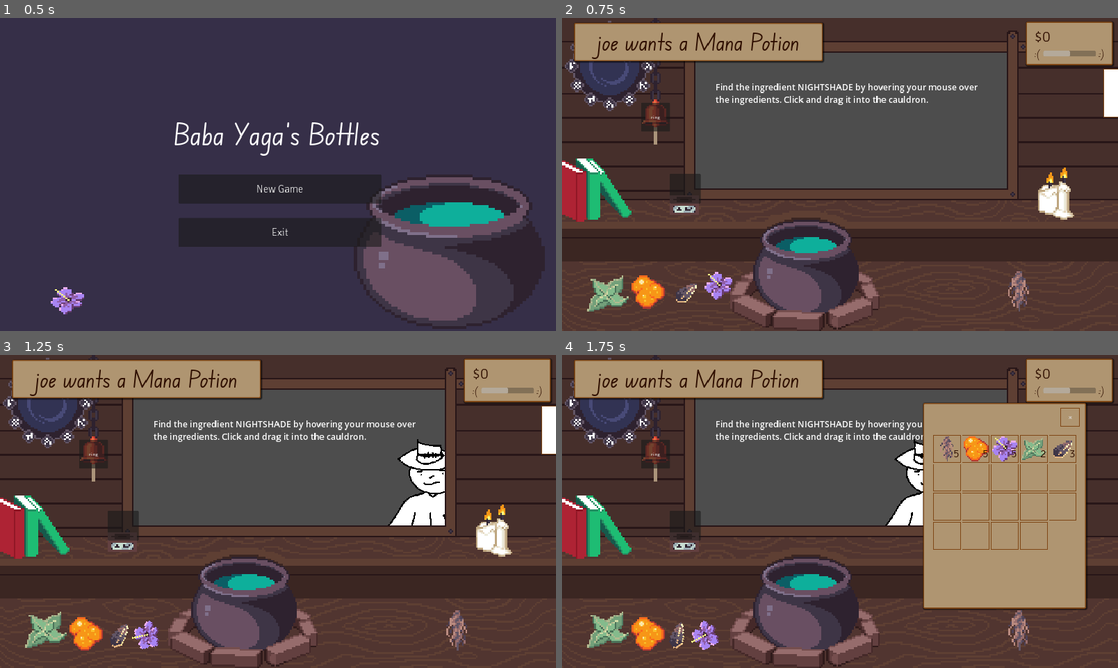
Above: before the commit, frames 1-4 (two rows, left to right).
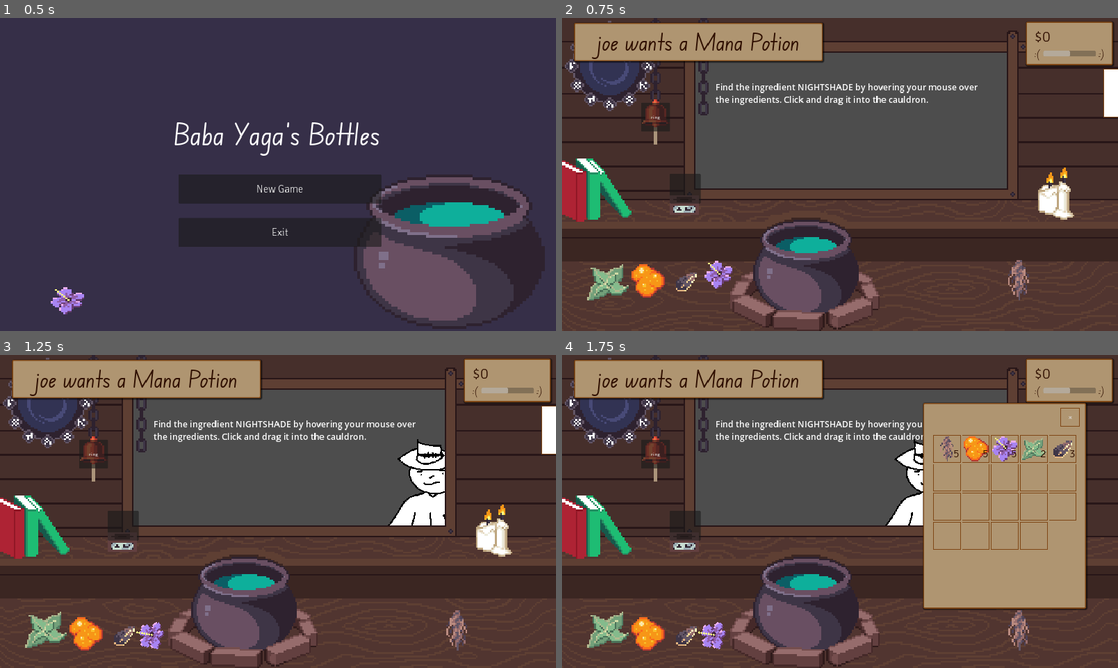
Above: after the commit, the same moments.

Repository: HuskyGameDev/2024s-team3
Game: Godot game, scene res://Scenes/UI/Title.tscn
The game is run twice, just before and just after one commit, with the same random seed, the same clock (stepped at 60 frames per second) and the same inputs.
Inputs (mouse positions are in pixels of both pictures, inside the frame that each line leads up to):
- Up to frame 1 (0.5 s): no input
- Up to frame 2 (0.75 s): click "New Game" at 0.5 s
- Up to frame 3 (1.25 s): no input
- Up to frame 4 (1.75 s): click (1112, 430) at 1.25 s

Frame 1 is identical in both runs. In frame 2, 2.3% of the frame differs, in the area x 4-84%, y 0-94%; in frame 3, 0.6%; in frame 4, 0.7%.
Error in both runs: Modulo by zero error in operator '%'. (res://Scripts/customer.gd:18)

Commit message:
Added a chain and messed with Collisions

Diff:
--- a/Scenes/Cauldron.tscn
+++ b/Scenes/Entities/Cauldron.tscn
@@ -4,8 +4,8 @@
 [ext_resource type="Texture2D" uid="uid://cv3kxe3sbuli0" path="res://Assets/Sprites/Cauldron Final.png" id="2_ffdd2"]
 [ext_resource type="Script" path="res://Scripts/Singletons/RecipeData.gd" id="3_87jks"]
 
-[sub_resource type="CircleShape2D" id="CircleShape2D_ymlov"]
-radius = 27.0
+[sub_resource type="CapsuleShape2D" id="CapsuleShape2D_o7cp0"]
+height = 44.0
 
 [node name="Cauldron" type="Node2D"]
 script = ExtResource("1_ygt0y")
@@ -15,13 +15,16 @@
 texture = ExtResource("2_ffdd2")
 
 [node name="Area2D" type="Area2D" parent="."]
+position = Vector2(0, 3)
 
 [node name="CollisionShape2D" type="CollisionShape2D" parent="Area2D"]
-position = Vector2(-1, 3)
+position = Vector2(0, -4)
 rotation = -1.57079
-shape = SubResource("CircleShape2D_ymlov")
+shape = SubResource("CapsuleShape2D_o7cp0")
 
 [node name="StaticBody2D" type="StaticBody2D" parent="."]
+collision_layer = 3
+collision_mask = 3
 
 [node name="CollisionPolygon2D" type="CollisionPolygon2D" parent="StaticBody2D"]
 polygon = PackedVector2Array(-26, -7, -32, 4, -45, 19, -44, 30, -20, 40, 14, 40, 38, 31, 41, 21, 30, 4, 24, -9, 19, -4, 9, -2, -10, -2, -20, -4)
--- a/Scenes/Ingredient.tscn
+++ b/Scenes/Entities/Ingredient.tscn
@@ -1,6 +1,6 @@
 [gd_scene load_steps=4 format=3 uid="uid://6acoxw3otoc3"]
 
-[ext_resource type="PackedScene" uid="uid://dv8sysvwkgfoq" path="res://Scenes/DraggableObject.tscn" id="1_ej0v7"]
+[ext_resource type="PackedScene" uid="uid://dv8sysvwkgfoq" path="res://Scenes/Entities/DraggableObject.tscn" id="1_ej0v7"]
 [ext_resource type="Script" path="res://Scripts/ingredient.gd" id="1_wdr4g"]
 
 [sub_resource type="RectangleShape2D" id="RectangleShape2D_qqx7g"]
--- /dev/null
+++ b/Scenes/Entities/Potion.tscn
@@ -0,0 +1,9 @@
+[gd_scene load_steps=3 format=3 uid="uid://g5q1guc3tswl"]
+
+[ext_resource type="Script" path="res://Scripts/potion.gd" id="1_m5pfd"]
+[ext_resource type="PackedScene" uid="uid://dv8sysvwkgfoq" path="res://Scenes/Entities/DraggableObject.tscn" id="2_hhuif"]
+
+[node name="Potion" type="Node2D"]
+script = ExtResource("1_m5pfd")
+
+[node name="DraggableObject" parent="." instance=ExtResource("2_hhuif")]
--- /dev/null
+++ b/Scenes/Entities/Rope/Chain.tscn
@@ -0,0 +1,95 @@
+[gd_scene load_steps=4 format=3 uid="uid://dllt48bo7ekog"]
+
+[ext_resource type="PackedScene" uid="uid://bl3amrphg7abg" path="res://Scenes/Entities/Rope/Chain_Segment_A.tscn" id="1_5eboh"]
+[ext_resource type="PackedScene" uid="uid://b5i8al522xaq1" path="res://Scenes/Entities/Rope/Chain_Segement_B.tscn" id="2_1jrsq"]
+
+[sub_resource type="CircleShape2D" id="CircleShape2D_yi28f"]
+radius = 6.0
+
+[node name="Chain" type="Node2D"]
+position = Vector2(187, 56)
+
+[node name="A_Holder" type="Node2D" parent="."]
+
+[node name="Chain_Segment_A1" parent="A_Holder" instance=ExtResource("1_5eboh")]
+position = Vector2(0, 19)
+
+[node name="Chain_Segment_A2" parent="A_Holder" instance=ExtResource("1_5eboh")]
+position = Vector2(0, 91)
+
+[node name="Chain_Segment_A3" parent="A_Holder" instance=ExtResource("1_5eboh")]
+position = Vector2(0, 163)
+
+[node name="Chain_Segment_A4" parent="A_Holder" instance=ExtResource("1_5eboh")]
+position = Vector2(0, 235)
+
+[node name="Chain_Segment_A5" parent="A_Holder" instance=ExtResource("1_5eboh")]
+position = Vector2(0, 307)
+
+[node name="B_Holder" type="Node2D" parent="."]
+
+[node name="Chain_Segement_B1" parent="B_Holder" instance=ExtResource("2_1jrsq")]
+position = Vector2(0, 55)
+
+[node name="Chain_Segement_B2" parent="B_Holder" instance=ExtResource("2_1jrsq")]
+position = Vector2(0, 127)
+
+[node name="Chain_Segement_B3" parent="B_Holder" instance=ExtResource("2_1jrsq")]
+position = Vector2(0, 199)
+
+[node name="Chain_Segement_B4" parent="B_Holder" instance=ExtResource("2_1jrsq")]
+position = Vector2(0, 271)
+
+[node name="Pin_Holder" type="Node2D" parent="."]
+
+[node name="PinJoint2D" type="PinJoint2D" parent="Pin_Holder"]
+position = Vector2(0, 7)
+node_a = NodePath("../../Chain_Anchor")
+node_b = NodePath("../../A_Holder/Chain_Segment_A1")
+
+[node name="PinJoint2D2" type="PinJoint2D" parent="Pin_Holder"]
+position = Vector2(0, 31)
+node_a = NodePath("../../A_Holder/Chain_Segment_A1")
+node_b = NodePath("../../B_Holder/Chain_Segement_B1")
+
+[node name="PinJoint2D3" type="PinJoint2D" parent="Pin_Holder"]
+position = Vector2(0, 79)
+node_a = NodePath("../../B_Holder/Chain_Segement_B1")
+node_b = NodePath("../../A_Holder/Chain_Segment_A2")
+
+[node name="PinJoint2D4" type="PinJoint2D" parent="Pin_Holder"]
+position = Vector2(0, 103)
+node_a = NodePath("../../A_Holder/Chain_Segment_A2")
+node_b = NodePath("../../B_Holder/Chain_Segement_B2")
+
+[node name="PinJoint2D5" type="PinJoint2D" parent="Pin_Holder"]
+position = Vector2(0, 151)
+node_a = NodePath("../../B_Holder/Chain_Segement_B2")
+node_b = NodePath("../../A_Holder/Chain_Segment_A3")
+
+[node name="PinJoint2D6" type="PinJoint2D" parent="Pin_Holder"]
+position = Vector2(0, 175)
+node_a = NodePath("../../A_Holder/Chain_Segment_A3")
+node_b = NodePath("../../B_Holder/Chain_Segement_B3")
+
+[node name="PinJoint2D7" type="PinJoint2D" parent="Pin_Holder"]
+position = Vector2(0, 223)
+node_a = NodePath("../../B_Holder/Chain_Segement_B3")
+node_b = NodePath("../../A_Holder/Chain_Segment_A4")
+
+[node name="PinJoint2D8" type="PinJoint2D" parent="Pin_Holder"]
+position = Vector2(0, 247)
+node_a = NodePath("../../A_Holder/Chain_Segment_A4")
+node_b = NodePath("../../B_Holder/Chain_Segement_B4")
+
+[node name="PinJoint2D9" type="PinJoint2D" parent="Pin_Holder"]
+position = Vector2(0, 295)
+node_a = NodePath("../../B_Holder/Chain_Segement_B4")
+node_b = NodePath("../../A_Holder/Chain_Segment_A5")
+
+[node name="Chain_Anchor" type="StaticBody2D" parent="."]
+position = Vector2(0, 2.16667)
+
+[node name="CollisionShape2D" type="CollisionShape2D" parent="Chain_Anchor"]
+position = Vector2(0, -1.16667)
+shape = SubResource("CircleShape2D_yi28f")
--- /dev/null
+++ b/Scenes/Entities/Rope/Chain_Segement_B.tscn
@@ -0,0 +1,17 @@
+[gd_scene load_steps=3 format=3 uid="uid://b5i8al522xaq1"]
+
+[ext_resource type="Texture2D" uid="uid://dpthjvutocu0k" path="res://Scenes/Entities/Rope/Chain Segment 2.png" id="1_71ly6"]
+
+[sub_resource type="CapsuleShape2D" id="CapsuleShape2D_3a25e"]
+radius = 6.0
+height = 48.0
+
+[node name="Chain_Segement_B" type="RigidBody2D"]
+collision_mask = 2147483649
+
+[node name="Sprite2D" type="Sprite2D" parent="."]
+scale = Vector2(6, 6)
+texture = ExtResource("1_71ly6")
+
+[node name="CollisionShape2D" type="CollisionShape2D" parent="."]
+shape = SubResource("CapsuleShape2D_3a25e")
--- /dev/null
+++ b/Scenes/Entities/Rope/Chain_Segment_A.tscn
@@ -0,0 +1,17 @@
+[gd_scene load_steps=3 format=3 uid="uid://bl3amrphg7abg"]
+
+[ext_resource type="Texture2D" uid="uid://chcdejc2jtsov" path="res://Scenes/Entities/Rope/Chain Segment 1.png" id="1_76jvy"]
+
+[sub_resource type="CapsuleShape2D" id="CapsuleShape2D_owjil"]
+radius = 6.0
+height = 24.0
+
+[node name="Chain_Segment_A" type="RigidBody2D"]
+collision_mask = 2147483649
+
+[node name="Sprite2D" type="Sprite2D" parent="."]
+scale = Vector2(6, 6)
+texture = ExtResource("1_76jvy")
+
+[node name="CollisionShape2D" type="CollisionShape2D" parent="."]
+shape = SubResource("CapsuleShape2D_owjil")
--- /dev/null
+++ b/Scenes/Entities/Rope/Rope.tscn
@@ -0,0 +1,6 @@
+[gd_scene load_steps=2 format=3 uid="uid://cqc5ms401dypb"]
+
+[ext_resource type="Script" path="res://rope.gd" id="1_eg0nl"]
+
+[node name="Rope" type="Node"]
+script = ExtResource("1_eg0nl")
--- /dev/null
+++ b/Scenes/Entities/Rope/Rope_Anchor.tscn
@@ -0,0 +1,18 @@
+[gd_scene load_steps=3 format=3 uid="uid://6hu1ne1y3jw"]
+
+[ext_resource type="Texture2D" uid="uid://c1na8wlk3ld7h" path="res://Assets/Sprites/icon.svg" id="1_fhm13"]
+
+[sub_resource type="CapsuleShape2D" id="CapsuleShape2D_pv38l"]
+radius = 1.0
+height = 2.0
+
+[node name="RopeAnchor" type="RigidBody2D"]
+
+[node name="CollisionShape2D" type="CollisionShape2D" parent="."]
+shape = SubResource("CapsuleShape2D_pv38l")
+
+[node name="PinJoint2D" type="PinJoint2D" parent="CollisionShape2D"]
+
+[node name="Sprite2D" type="Sprite2D" parent="."]
+scale = Vector2(0.0546875, 0.0546875)
+texture = ExtResource("1_fhm13")
--- /dev/null
+++ b/Scenes/Entities/Rope/Rope_Piece.tscn
@@ -0,0 +1,16 @@
+[gd_scene load_steps=3 format=3 uid="uid://bihlylqnh7cmt"]
+
+[ext_resource type="Script" path="res://Scenes/Entities/Rope/rope_piece.gd" id="1_euujv"]
+
+[sub_resource type="CapsuleShape2D" id="CapsuleShape2D_6kixv"]
+radius = 1.0
+height = 4.0
+
+[node name="RopePiece" type="RigidBody2D"]
+script = ExtResource("1_euujv")
+
+[node name="C" type="CollisionShape2D" parent="."]
+position = Vector2(0, 2)
+shape = SubResource("CapsuleShape2D_6kixv")
+
+[node name="j" type="PinJoint2D" parent="C"]
--- /dev/null
+++ b/Scenes/Entities/Rope/Test_Scene.tscn
@@ -0,0 +1,14 @@
+[gd_scene load_steps=2 format=3 uid="uid://kjyoidgp6ts0"]
+
+[sub_resource type="RectangleShape2D" id="RectangleShape2D_o6oui"]
+size = Vector2(417, 39.5)
+
+[node name="Test Scene" type="Node2D"]
+
+[node name="Floor" type="StaticBody2D" parent="."]
+position = Vector2(276, 211)
+collision_layer = 2147483651
+
+[node name="CollisionShape2D" type="CollisionShape2D" parent="Floor"]
+position = Vector2(-115.5, -21.75)
+shape = SubResource("RectangleShape2D_o6oui")
--- /dev/null
+++ b/Scenes/Entities/Rope/rope_piece.gd
@@ -0,0 +1,5 @@
+extends RigidBody2D
+
+
+var id := -1
+var parent: Object = null
--- a/Scenes/clock.tscn
+++ b/Scenes/Entities/clock.tscn
@@ -1,109 +1,109 @@
 [gd_scene load_steps=7 format=3 uid="uid://c2qo8furksvda"]
 
-[ext_resource type="Script" path="res://Scripts/Clock.gd" id="1_ik1lm"]
-[ext_resource type="Texture2D" uid="uid://l2qq10xcrfjs" path="res://Assets/Sprites/Clock Base.png" id="1_wuwvy"]
-[ext_resource type="Texture2D" uid="uid://bmg76ko3ct04m" path="res://Assets/Sprites/Clock Circles.png" id="2_yhq74"]
-[ext_resource type="Script" path="res://Scripts/Time Circles2.gd" id="3_ahngv"]
-[ext_resource type="Script" path="res://Scripts/Time Symbol.gd" id="3_k62wx"]
-[ext_resource type="Texture2D" uid="uid://dmq6lseii7m3s" path="res://Assets/Sprites/Clock Symbols.png" id="4_2lgyj"]
+[ext_resource type="Script" path="res://Scripts/Clock.gd" id="1_1sg3a"]
+[ext_resource type="Texture2D" uid="uid://l2qq10xcrfjs" path="res://Assets/Sprites/Clock Base.png" id="2_b6ylp"]
+[ext_resource type="Texture2D" uid="uid://bmg76ko3ct04m" path="res://Assets/Sprites/Clock Circles.png" id="3_h4a0f"]
+[ext_resource type="Script" path="res://Scripts/Time Circles2.gd" id="4_ptnpa"]
+[ext_resource type="Texture2D" uid="uid://dmq6lseii7m3s" path="res://Assets/Sprites/Clock Symbols.png" id="5_73jh7"]
+[ext_resource type="Script" path="res://Scripts/Time Symbol.gd" id="6_cta3t"]
 
 [node name="Clock" type="Node2D"]
 scale = Vector2(5, 5)
-script = ExtResource("1_ik1lm")
+script = ExtResource("1_1sg3a")
 
 [node name="Clock Face" type="Sprite2D" parent="."]
-texture = ExtResource("1_wuwvy")
+texture = ExtResource("2_b6ylp")
 
 [node name="Time Circles" type="Sprite2D" parent="."]
-texture = ExtResource("2_yhq74")
-script = ExtResource("3_ahngv")
+texture = ExtResource("3_h4a0f")
+script = ExtResource("4_ptnpa")
 
 [node name="Time Symbol" type="Sprite2D" parent="Time Circles"]
 position = Vector2(-1.13249e-06, -22)
-texture = ExtResource("4_2lgyj")
+texture = ExtResource("5_73jh7")
 region_enabled = true
 region_rect = Rect2(0, 1, 4, 4)
-script = ExtResource("3_k62wx")
+script = ExtResource("6_cta3t")
 
 [node name="Time Symbol2" type="Sprite2D" parent="Time Circles"]
 texture_filter = 1
 position = Vector2(11.4, -18)
-texture = ExtResource("4_2lgyj")
+texture = ExtResource("5_73jh7")
 offset = Vector2(0.1, 0)
 region_enabled = true
 region_rect = Rect2(7, 1, 3, 4)
-script = ExtResource("3_k62wx")
+script = ExtResource("6_cta3t")
 
 [node name="Time Symbol3" type="Sprite2D" parent="Time Circles"]
 position = Vector2(18, -11)
-texture = ExtResource("4_2lgyj")
+texture = ExtResource("5_73jh7")
 region_enabled = true
 region_rect = Rect2(13, 1, 4, 4)
-script = ExtResource("3_k62wx")
+script = ExtResource("6_cta3t")
 
 [node name="Time Symbol4" type="Sprite2D" parent="Time Circles"]
 position = Vector2(22, -2.74181e-06)
-texture = ExtResource("4_2lgyj")
+texture = ExtResource("5_73jh7")
 region_enabled = true
 region_rect = Rect2(20, 1, 4, 4)
-script = ExtResource("3_k62wx")
+script = ExtResource("6_cta3t")
 
 [node name="Time Symbol5" type="Sprite2D" parent="Time Circles"]
 position = Vector2(18, 11)
-texture = ExtResource("4_2lgyj")
+texture = ExtResource("5_73jh7")
 region_enabled = true
 region_rect = Rect2(27, 1, 4, 4)
-script = ExtResource("3_k62wx")
+script = ExtResource("6_cta3t")
 
 [node name="Time Symbol6" type="Sprite2D" parent="Time Circles"]
 position = Vector2(11, 18)
-texture = ExtResource("4_2lgyj")
+texture = ExtResource("5_73jh7")
 region_enabled = true
 region_rect = Rect2(34, 1, 4, 4)
-script = ExtResource("3_k62wx")
+script = ExtResource("6_cta3t")
 
 [node name="Time Symbol7" type="Sprite2D" parent="Time Circles"]
 position = Vector2(5.96046e-07, 22)
-texture = ExtResource("4_2lgyj")
+texture = ExtResource("5_73jh7")
 region_enabled = true
 region_rect = Rect2(41, 1, 4, 4)
-script = ExtResource("3_k62wx")
+script = ExtResource("6_cta3t")
 
 [node name="Time Symbol8" type="Sprite2D" parent="Time Circles"]
 position = Vector2(-11, 18)
-texture = ExtResource("4_2lgyj")
+texture = ExtResource("5_73jh7")
 region_enabled = true
 region_rect = Rect2(48, 1, 4, 4)
-script = ExtResource("3_k62wx")
+script = ExtResource("6_cta3t")
 
 [node name="Time Symbol9" type="Sprite2D" parent="Time Circles"]
 position = Vector2(-18, 11)
-texture = ExtResource("4_2lgyj")
+texture = ExtResource("5_73jh7")
 region_enabled = true
 region_rect = Rect2(55, 1, 4, 4)
-script = ExtResource("3_k62wx")
+script = ExtResource("6_cta3t")
 
 [node name="Time Symbol10" type="Sprite2D" parent="Time Circles"]
 position = Vector2(-21.6, 1.07288e-06)
-texture = ExtResource("4_2lgyj")
+texture = ExtResource("5_73jh7")
 offset = Vector2(0.1, 0)
 region_enabled = true
 region_rect = Rect2(62, 1, 3, 4)
-script = ExtResource("3_k62wx")
+script = ExtResource("6_cta3t")
 
 [node name="Time Symbol11" type="Sprite2D" parent="Time Circles"]
 position = Vector2(-18, -11)
-texture = ExtResource("4_2lgyj")
+texture = ExtResource("5_73jh7")
 region_enabled = true
 region_rect = Rect2(68, 1, 4, 4)
-script = ExtResource("3_k62wx")
+script = ExtResource("6_cta3t")
 
 [node name="Time Symbol12" type="Sprite2D" parent="Time Circles"]
 position = Vector2(-11, -18)
-texture = ExtResource("4_2lgyj")
+texture = ExtResource("5_73jh7")
 region_enabled = true
 region_rect = Rect2(75, 1, 4, 4)
-script = ExtResource("3_k62wx")
+script = ExtResource("6_cta3t")
 
 [node name="Day" type="Label" parent="."]
 offset_left = 22.0
--- a/Scenes/Potion.tscn
+++ /dev/null
@@ -1,19 +0,0 @@
-[gd_scene load_steps=4 format=3 uid="uid://g5q1guc3tswl"]
-
-[ext_resource type="Script" path="res://Scripts/potion.gd" id="1_m5pfd"]
-[ext_resource type="PackedScene" uid="uid://dv8sysvwkgfoq" path="res://Scenes/DraggableObject.tscn" id="2_hhuif"]
-
-[sub_resource type="RectangleShape2D" id="RectangleShape2D_dmxsp"]
-size = Vector2(94, 20)
-
-[node name="Potion" type="Node2D"]
-script = ExtResource("1_m5pfd")
-
-[node name="DraggableObject" parent="." instance=ExtResource("2_hhuif")]
-
-[node name="RigidBody2D" type="RigidBody2D" parent="."]
-collision_layer = 2
-collision_mask = 2
-
-[node name="CollisionShape2D" type="CollisionShape2D" parent="RigidBody2D"]
-shape = SubResource("RectangleShape2D_dmxsp")
--- a/Scenes/Screens/Main.tscn
+++ b/Scenes/Screens/Main.tscn
@@ -1,9 +1,9 @@
-[gd_scene load_steps=25 format=3 uid="uid://pvvnkdn6u7y5"]
+[gd_scene load_steps=26 format=3 uid="uid://pvvnkdn6u7y5"]
 
 [ext_resource type="Script" path="res://Scripts/main.gd" id="1_0ufrw"]
 [ext_resource type="Texture2D" uid="uid://dbueov7x0qeqe" path="res://Assets/Sprites/320x180 Vision.png" id="2_u1ul0"]
-[ext_resource type="PackedScene" uid="uid://cjjarcohy2vqe" path="res://Scenes/Cauldron.tscn" id="3_qla3h"]
-[ext_resource type="PackedScene" uid="uid://6acoxw3otoc3" path="res://Scenes/Ingredient.tscn" id="4_spw6y"]
+[ext_resource type="PackedScene" uid="uid://cjjarcohy2vqe" path="res://Scenes/Entities/Cauldron.tscn" id="3_qla3h"]
+[ext_resource type="PackedScene" uid="uid://6acoxw3otoc3" path="res://Scenes/Entities/Ingredient.tscn" id="4_spw6y"]
 [ext_resource type="PackedScene" uid="uid://bru1ae5j80tii" path="res://Scenes/UI/MoneyAndRep.tscn" id="5_0uejy"]
 [ext_resource type="Script" path="res://Scripts/pedestal.gd" id="5_8dqgv"]
 [ext_resource type="Texture2D" uid="uid://cbnjnkfq7dsfm" path="res://Assets/Sprites/Ingredients/thistle_root.png" id="9_hda4l"]
@@ -13,6 +13,7 @@
 [ext_resource type="Texture2D" uid="uid://bgr0j54ert0ee" path="res://Assets/Sprites/Ingredients/pine_resin.png" id="12_5ovj8"]
 [ext_resource type="Texture2D" uid="uid://k1s0jbcfp0sn" path="res://Assets/Sprites/Ingredients/sunflower_seeds.png" id="13_sykwt"]
 [ext_resource type="Texture2D" uid="uid://dnynu6kp1nswf" path="res://Assets/Sprites/Ingredients/nightshade_petals.png" id="14_jiia4"]
+[ext_resource type="PackedScene" uid="uid://dllt48bo7ekog" path="res://Scenes/Entities/Rope/Chain.tscn" id="16_8i4ox"]
 [ext_resource type="Theme" uid="uid://b3qy32ccw0g8o" path="res://Assets/Themes/UiTheme.tres" id="17_5filg"]
 [ext_resource type="PackedScene" uid="uid://b6cq5upjosmpf" path="res://New_Clock.tscn" id="17_n5klg"]
 
@@ -293,6 +294,9 @@
 position = Vector2(165, 165)
 scale = Vector2(6, 6)
 
+[node name="Chain" parent="." instance=ExtResource("16_8i4ox")]
+position = Vector2(489, 5)
+
 [connection signal="potion_made" from="Cauldron" to="." method="_on_cauldron_potion_made"]
 [connection signal="button_up" from="Pedestal" to="Pedestal" method="_on_button_up"]
 [connection signal="sendToBell" from="Pedestal" to="ringBell" method="_on_pedestal_send_to_bell"]
--- a/Scripts/cauldron.gd
+++ b/Scripts/cauldron.gd
@@ -9,12 +9,12 @@
 	if body.get("object_type") == "Ingredient":
 		## Animate object movement to top of cauldron
 		body.gravity_scale = 0
-		var top_of_cauldron = self.position - Vector2(0, 80)
-		var ingredient_position = body.global_position
-		var time_to_animate = (top_of_cauldron.distance_to(ingredient_position)) / 1000
-		var tween = create_tween().bind_node(body)
-		tween.tween_property(body, "global_position", top_of_cauldron, time_to_animate).from(ingredient_position)
-		await tween.finished
+		#var top_of_cauldron = self.position - Vector2(0, 80)
+		#var ingredient_position = body.global_position
+		#var time_to_animate = (top_of_cauldron.distance_to(ingredient_position)) / 1000
+		#var tween = create_tween().bind_node(body)
+		#tween.tween_property(body, "global_position", top_of_cauldron, time_to_animate).from(ingredient_position)
+		#await tween.finished
 		## Add to cauldron array
 		var addedIngredient = body.get("object_data")
 		ingredient_added.emit(addedIngredient.id)
--- a/Scripts/draggable.gd
+++ b/Scripts/draggable.gd
@@ -47,7 +47,7 @@
 		var distance = global_position.distance_to(mousePos)
 		var direction = global_position.direction_to(mousePos)
 		rotation = 0
-		set_linear_velocity(direction * distance * 25)
+		set_linear_velocity(direction * distance * 40)
 
 
 ############### Object Functions ################
--- a/Scripts/main.gd
+++ b/Scripts/main.gd
@@ -1,10 +1,10 @@
 extends Node2D
 
-var PotionScene = preload("res://Scenes/Potion.tscn")
-var IngredientScene = preload("res://Scenes/Ingredient.tscn")
+var PotionScene = preload("res://Scenes/Entities/Potion.tscn")
+var IngredientScene = preload("res://Scenes/Entities/Ingredient.tscn")
 
 const NAMES_DATA_PATH = "res://Assets/Data/CustomerNames.txt"
-const customerScene = preload("res://Scenes/Customer.tscn")
+const customerScene = preload("res://Scenes/Entities/Customer.tscn")
 
 var txtBox = preload("res://Scenes/UI/textBox.tscn") # general textbox
 
--- a/Scripts/potion.gd
+++ b/Scripts/potion.gd
@@ -2,15 +2,15 @@
 
 @export var data: Potion
 @onready var draggable: RigidBody2D = $DraggableObject
-@onready var childRigid = $RigidBody2D
 var rigidbody: RigidBody2D
 
 
 func _ready():
 	$"DraggableObject".set("object_type", "Potion")
-	#self.rigidbody = $"DraggableObject"
-	#draggable.set_collision_layer_value(2,true)
-	#draggable.set_collision_mask_value(2, true)
+	self.rigidbody = $"DraggableObject"
+	draggable.set_collision_layer_value(2,true)
+	draggable.set_collision_mask_value(2, true)
+
 
 
 func setType(type:Potion):
--- a/project.godot
+++ b/project.godot
@@ -54,10 +54,6 @@
 ]
 }
 
-[physics]
-
-2d/default_gravity=4000.0
-
 [rendering]
 
 textures/canvas_textures/default_texture_filter=0
--- /dev/null
+++ b/rope.gd
@@ -0,0 +1,7 @@
+extends Node
+
+var rope_pieces := []
+
+
+func spawn_rope(start_pos: Vector2, end_pos: Vector2):
+	pass
Renamed: Scenes/Crucible.tscn -> Scenes/Entities/Crucible.tscn
Renamed: Scenes/Customer.tscn -> Scenes/Entities/Customer.tscn
Not shown: 3 places in Scenes/Entities/DraggableObject.tscn that only renumber resources
Binary file added: Scenes/Entities/Rope/Chain Segment 1.png
Not shown, added: Scenes/Entities/Rope/Chain Segment 1.png.import
Binary file added: Scenes/Entities/Rope/Chain Segment 2.png
Not shown, added: Scenes/Entities/Rope/Chain Segment 2.png.import
